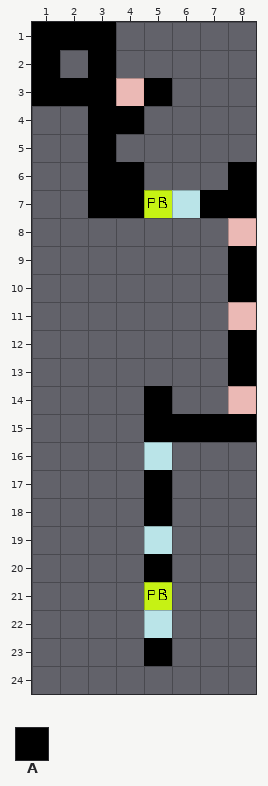
Tiled map, stored at Dark Map 3.tmx. Above, as it was before the edit.
Cells are 32x32 px. Shown: x 1..8, y 1..24.
Key: from "tileset": A 1.
_ is an empty cell, # one hidden under a higher layer.
Layers that did not change in this view are not listed.
Layer "Ground" before, first column x 1:
 1 AAA_____
 2 A_A_____
 3 AAA#A___
 4 __AA____
 5 __A_____
 6 __AA___A
 7 __AA##AA
 8 _______#
 9 _______A
10 _______A
11 _______#
12 _______A
13 _______A
14 ____A__#
15 ____AAAA
16 ____#___
17 ____A___
18 ____A___
19 ____#___
20 ____A___
21 ____#___
22 ____#___
23 ____A___
24 ________
Now the later version:
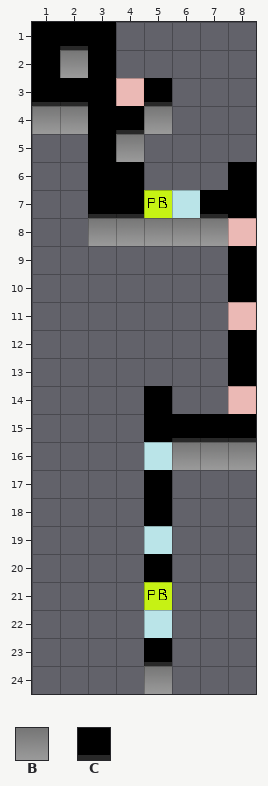
Further tiles: from "tileset": B 0, C 5.
Difference:
Changed rows in their new state; . is an unchanged cell.
Layer "Ground":
first column x 1:
 1 .C.....
 2 .B.....
 3 CC..C..
 4 BB.CB..
 5 ...B...
 7 ..CC..C
 8 ..BBBBB
first column x 6:
15 CCC
16 BBB
first column x 5:
23 C
24 B
Pixel boxes of the changes (left, top, right, bottom) in both pictures:
changed: (32, 46, 88, 134)
changed: (116, 102, 172, 162)
changed: (88, 214, 228, 246)
changed: (172, 438, 256, 470)
changed: (144, 662, 172, 694)
